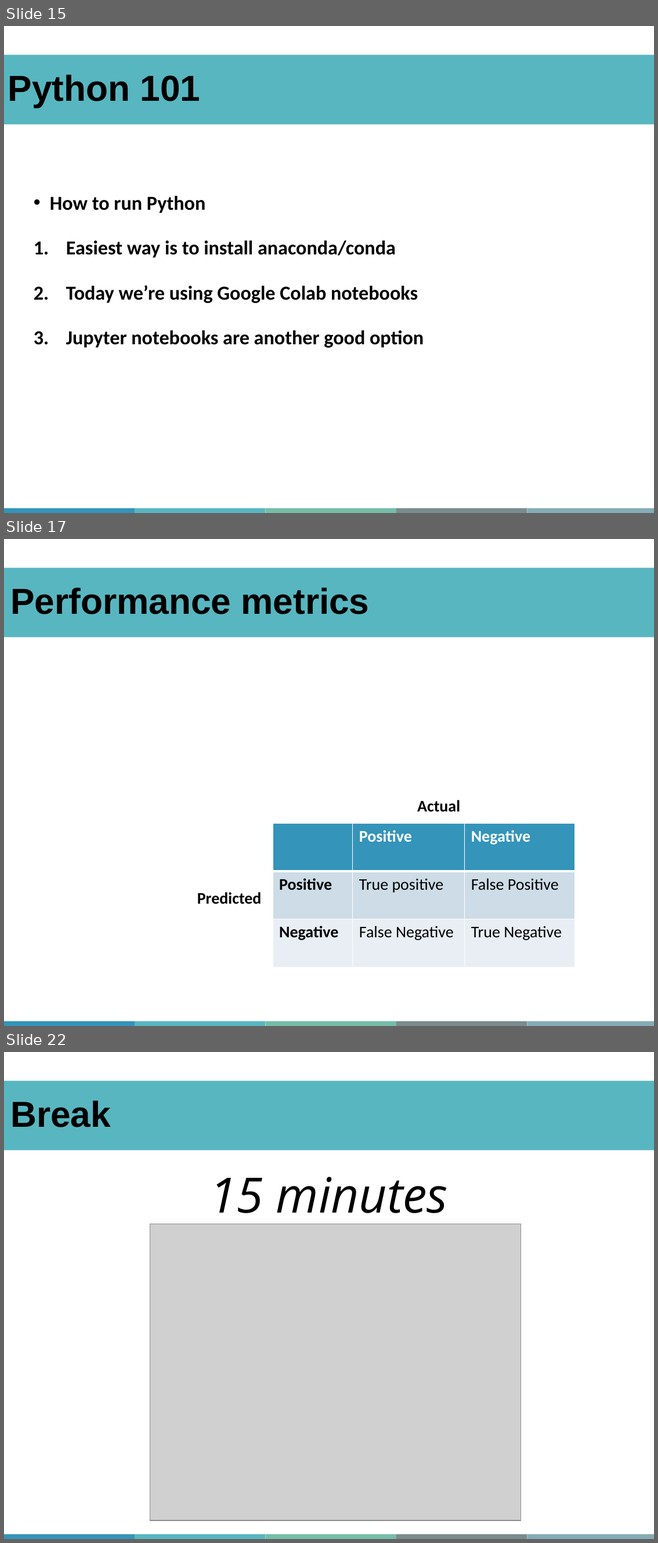
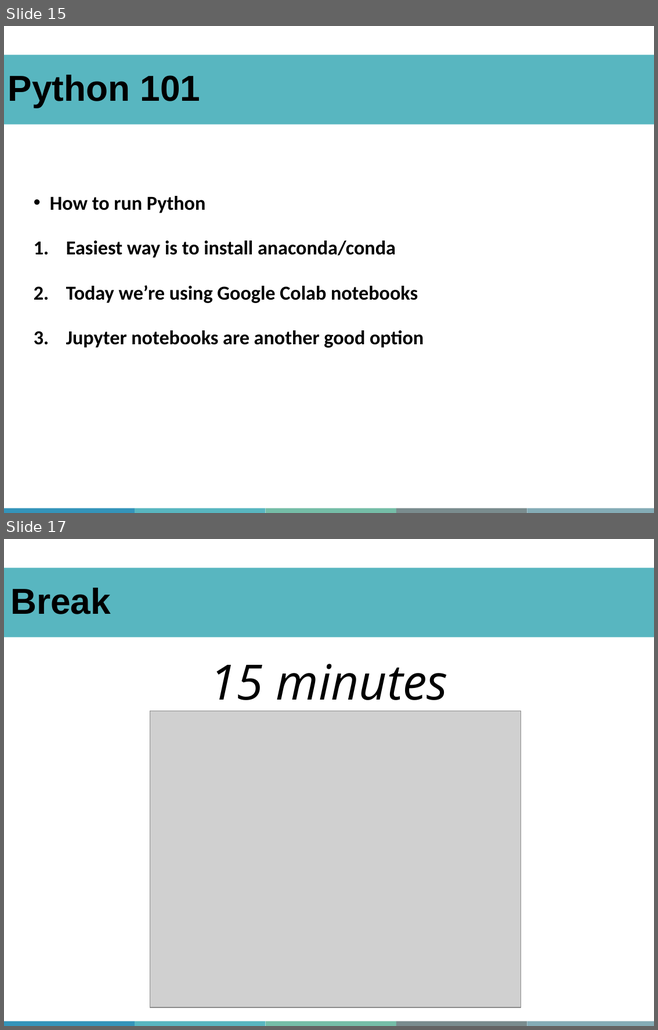
Before and after one commit to abdelrahman-ayad/MiCM-StatsPython-F21, a slide deck: MiCM_StatsPythonF21_AAyad.pptx. Shown one above the other, each under a label of ours: slides 15, 17 and 22 before the commit, slides 15 and 17 after it; the slides between them are not shown. The pictures are 658x1543 and 658x1030 pixels, drawn with LibreOffice and Linux fonts; fonts in the diff are those of the drawing; grey boxes stand for pictures; background and template pictures are left out. Boxes give left, top, right and bottom in pixels: in the first picture for what was removed or moved away, otherwise in the second. Text is boxed around its words. In the diff, an @@ line names an element or a change of style, - is before the commit and + after.

```diff
--- a/MiCM_StatsPythonF21_AAyad.pptx
+++ b/MiCM_StatsPythonF21_AAyad.pptx
@@ slide 17 removed at [4,539,654,1026], background #FFFFFF; not listed: 5 template elements that a slide beside it also shows @@
@@ rectangle removed at [4,567,654,637] @@
-Performance metrics
@@ text removed at [417,800,460,812] @@
-Actual
@@ table removed at [273,824,574,968], 3 rows, 3 columns @@
- | Positive | Negative
-Positive | True positive | False Positive
-Negative | False Negative | True Negative
@@ text removed at [197,892,262,904] @@
-Predicted
@@ what was slide 22 is now slide 17 @@
```
Also in this commit, not shown: 4 slides changed, 1 slide added, 6 other slides removed, 1 other file.
